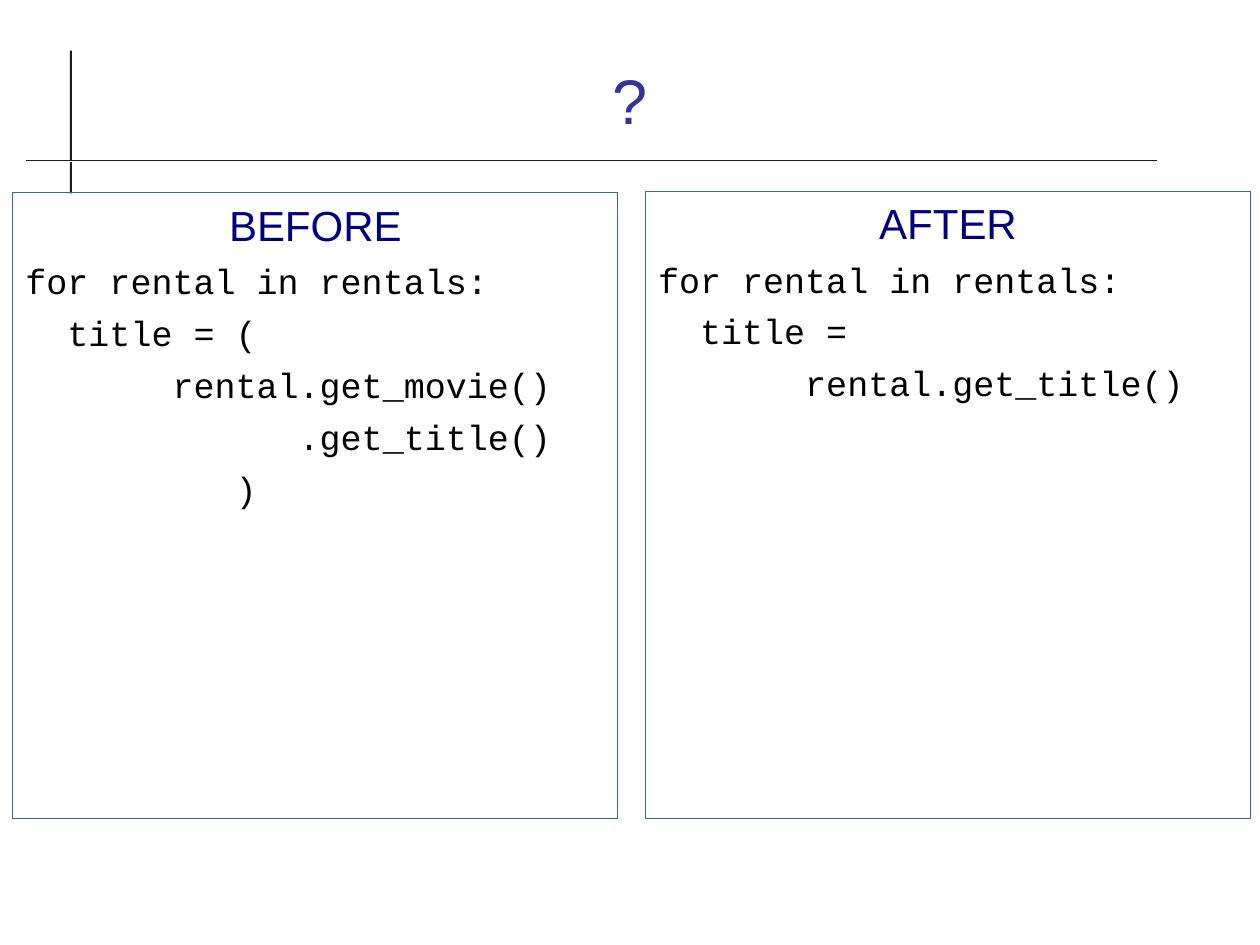
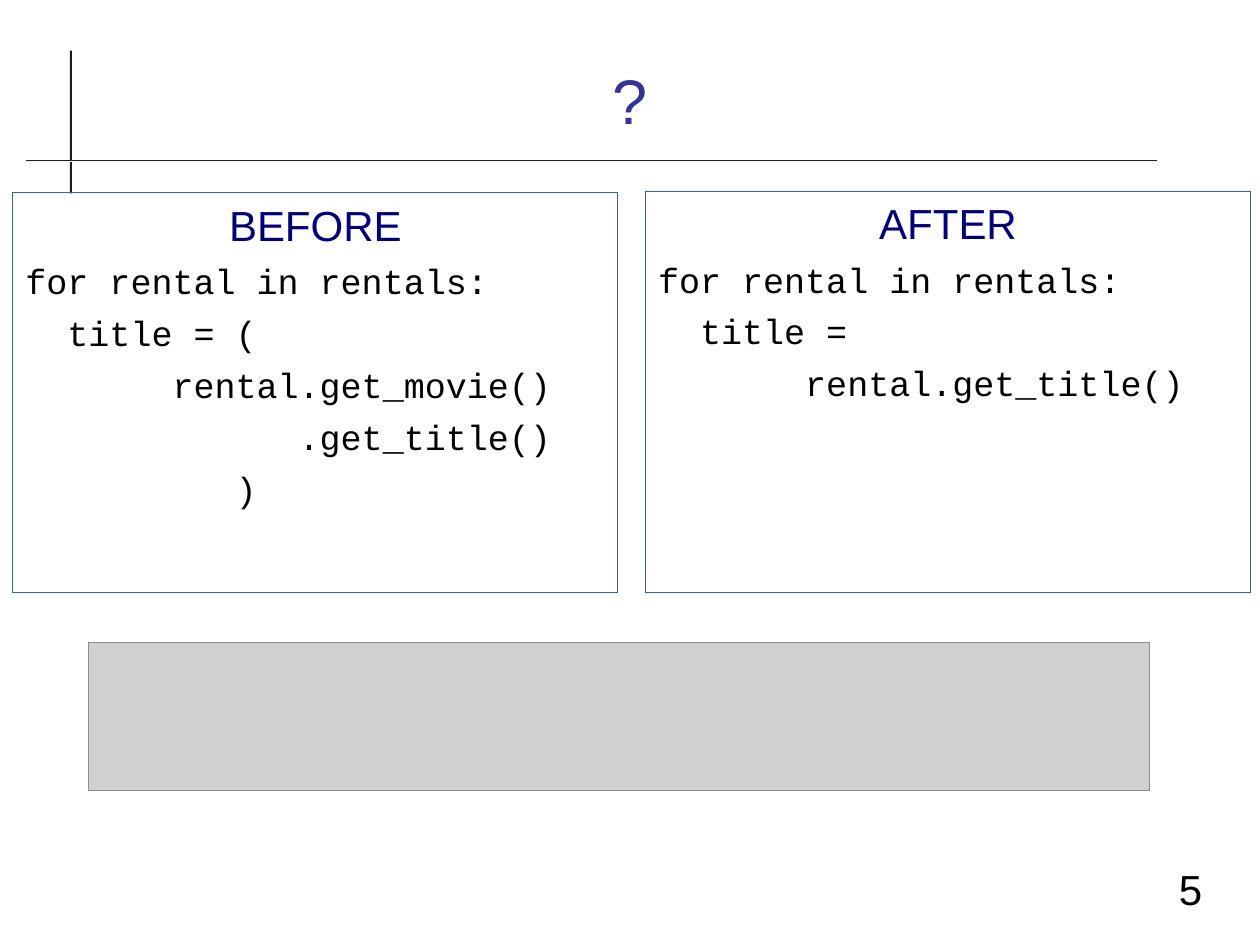
Before and after one commit to cpske/ISP, a slide deck: slide 5 of refactoring/Refactoring-Review.odp (slide 4 before the commit). Drawn at 1260x945 pixels with LibreOffice and Linux fonts; fonts in the diff are those of the drawing; grey boxes stand for pictures. Boxes give left, top, right and bottom in pixels: in the first picture for what was removed or moved away, otherwise in the second. Text is boxed around its words. In the diff, an @@ line names an element or a change of style, - is before the commit and + after.

```diff
--- a/refactoring/Refactoring-Review.odp
+++ b/refactoring/Refactoring-Review.odp
@@ text "BEFORE": place and size @@
-text "BEFORE" at box(13, 193, 617, 819)
+text "BEFORE" at box(13, 193, 617, 592)
@@ text "AFTER": place and size @@
-text "AFTER" at box(645, 192, 1250, 819)
+text "AFTER" at box(645, 192, 1250, 592)
@@ picture added at box(88, 643, 1149, 791) @@
@@ page number added at box(1179, 876, 1202, 906), 24 pt, text #000000 @@
+5
```
Also in this commit, not shown: 6 other slides changed, 5 slides added.
